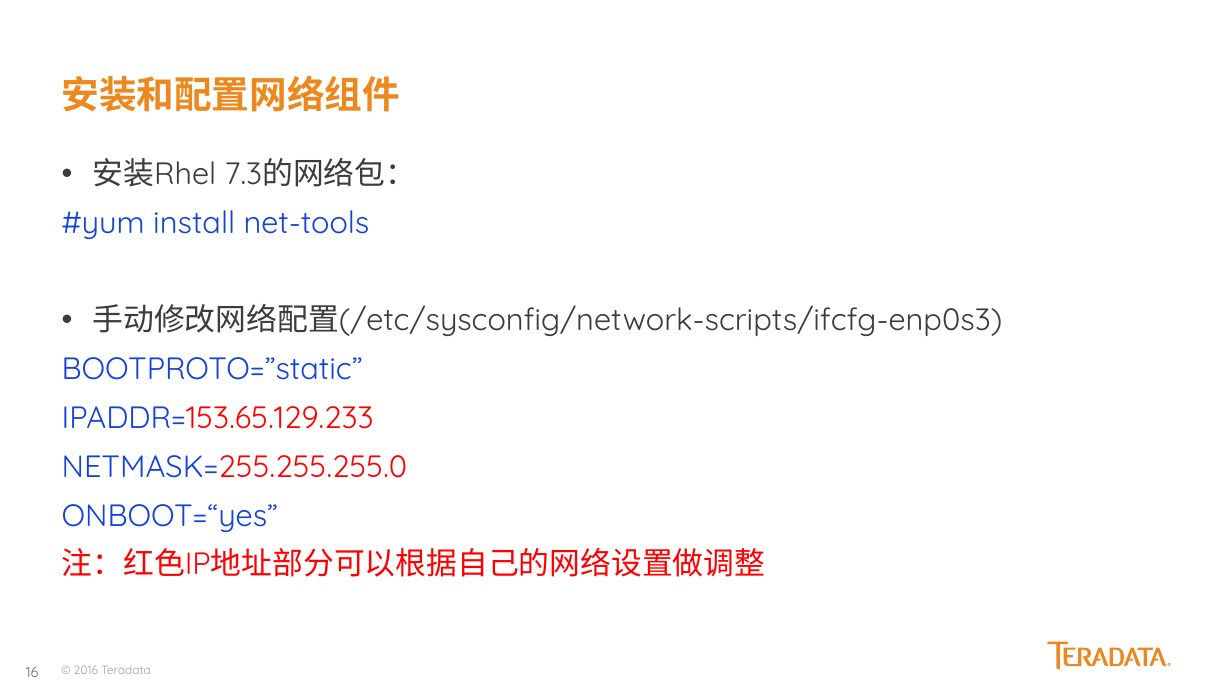
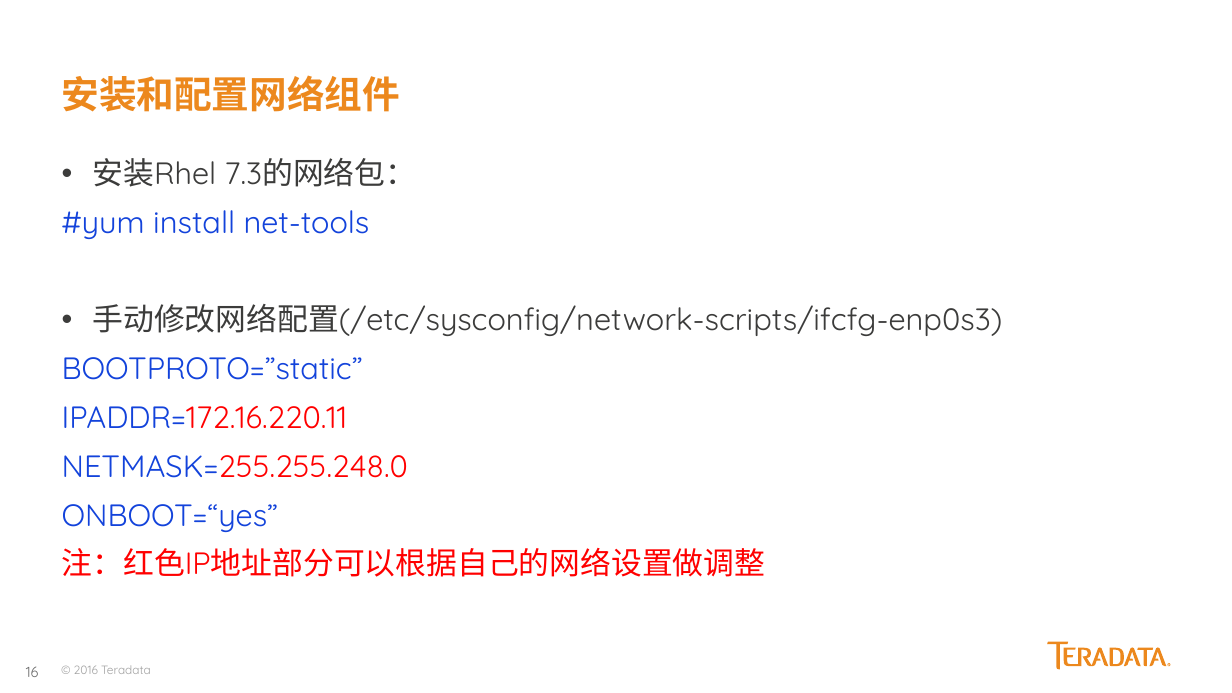
Before and after one commit to yaoran2000/MyTeradata, a slide deck: slide 16 of slides/Kylo配置与使用.pptx. Drawn at 1232x693 pixels with LibreOffice and Linux fonts; fonts in the diff are those of the drawing. Boxes give left, top, right and bottom in pixels: in the first picture for what was removed or moved away, otherwise in the second. Text is boxed around its words. In the diff, an @@ line names an element or a change of style, - is before the commit and + after.

```diff
--- a/slides/Kylo配置与使用.pptx
+++ b/slides/Kylo配置与使用.pptx
@@ text at (x1=62, y1=406, x2=408, y2=478): text changed @@
-IPADDR=153.65.129.233
-NETMASK=255.255.255.0
+IPADDR=172.16.220.11
+NETMASK=255.255.248.0
```
Also in this commit, not shown: 3 other slides changed, 9 other files.
